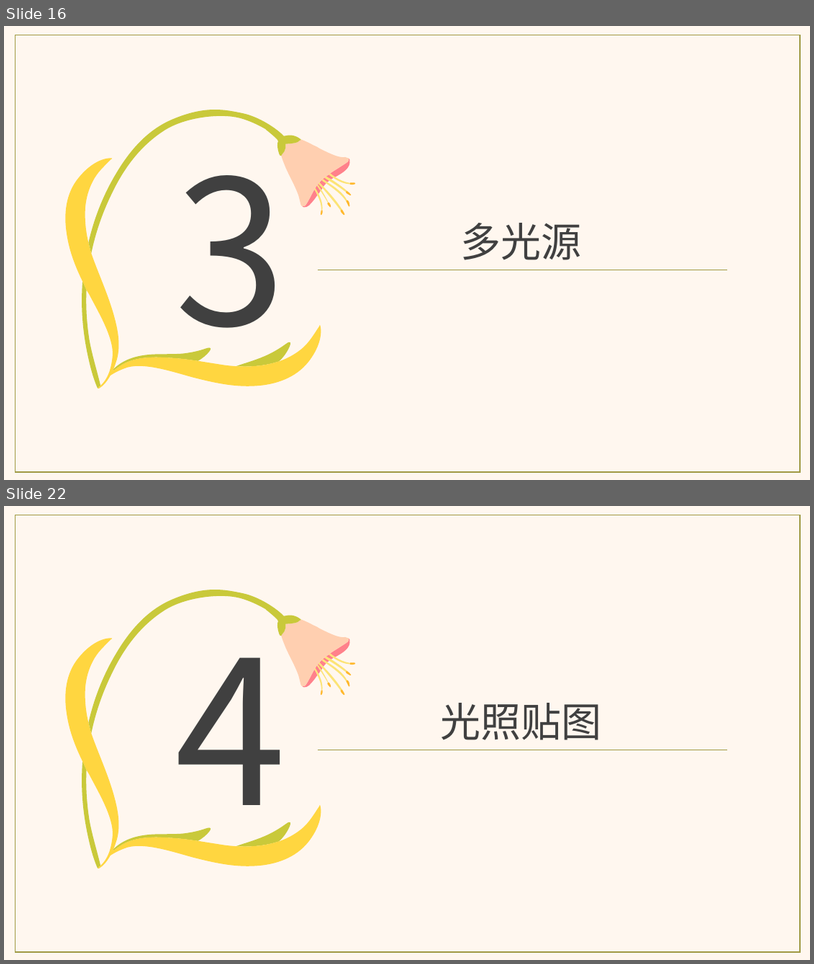
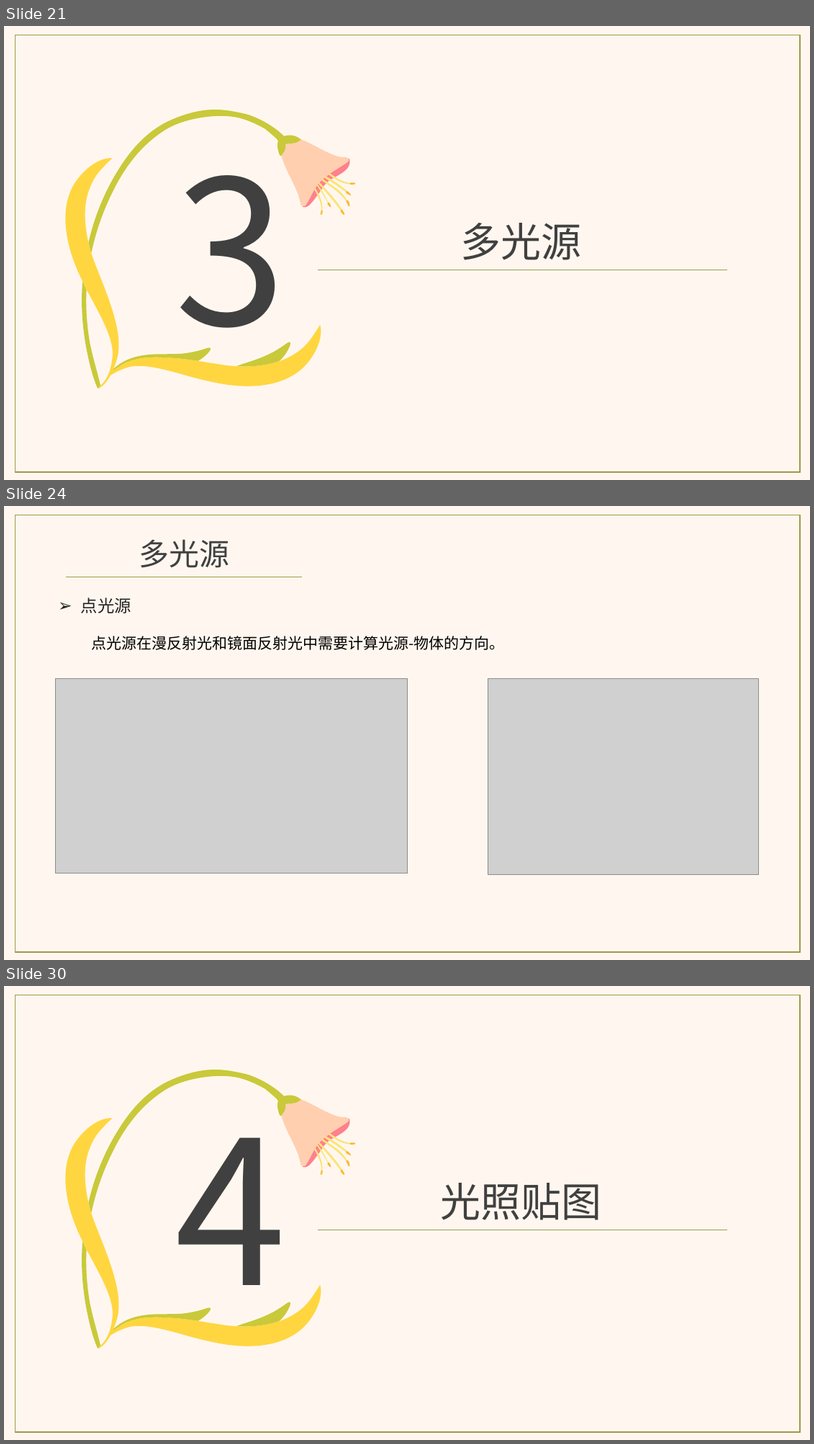
Before and after one commit to aliwanzi/Learn_OpenGL, a slide deck: resources/doc/LearnOpenGL_02.pptx. Shown one above the other, each under a label of ours: slides 16 and 22 before the commit, slides 21, 24 and 30 after it; the slides between them are not shown. The pictures are 814x964 and 814x1444 pixels, drawn with LibreOffice and Linux fonts; fonts in the diff are those of the drawing; grey boxes stand for pictures. Boxes give left, top, right and bottom in pixels: in the first picture for what was removed or moved away, otherwise in the second. Text is boxed around its words. In the diff, an @@ line names an element or a change of style, - is before the commit and + after.

```diff
--- a/resources/doc/LearnOpenGL_02.pptx
+++ b/resources/doc/LearnOpenGL_02.pptx
@@ slide 24 added at [4, 506, 810, 960], background #FFF7EF @@
@@ rectangle added at [16, 515, 801, 952], outline #A09A45 1 pt @@
@@ text added at [139, 539, 229, 568], 36 pt, text #404040 @@
+多光源
@@ line added from (67, 577) to (302, 577), #A09A45 0.5 pt @@
@@ text added at [81, 597, 131, 613], 20 pt, text #222222 @@
+➢ 点光源
@@ text added at [91, 636, 504, 650], 18 pt, text #000000 @@
+点光源在漫反射光和镜面反射光中需要计算光源-物体的方向。
@@ picture added at [55, 678, 407, 873] @@
@@ picture added at [489, 678, 759, 874] @@
@@ what was slide 16 is now slide 21 @@
@@ what was slide 22 is now slide 30 @@
```
Also in this commit, not shown: 18 slides changed, 10 other slides added, 3 slides removed.
